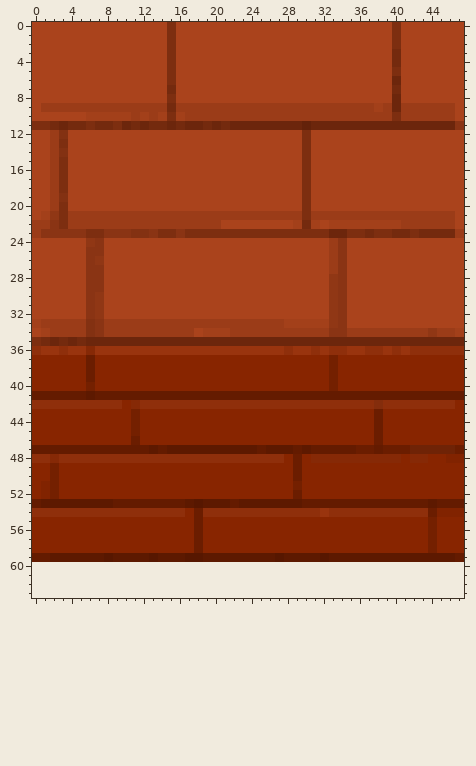
Pixel-art sprite, stored at src/sprites/Brick.png. The picture above was drawn from the file before the commit.
The file is 48x60 pixels. Colours within 5 levels of each other are drawn and written as one. The old version is drawn lined up with the new one, on the new canvas.
After the commit:
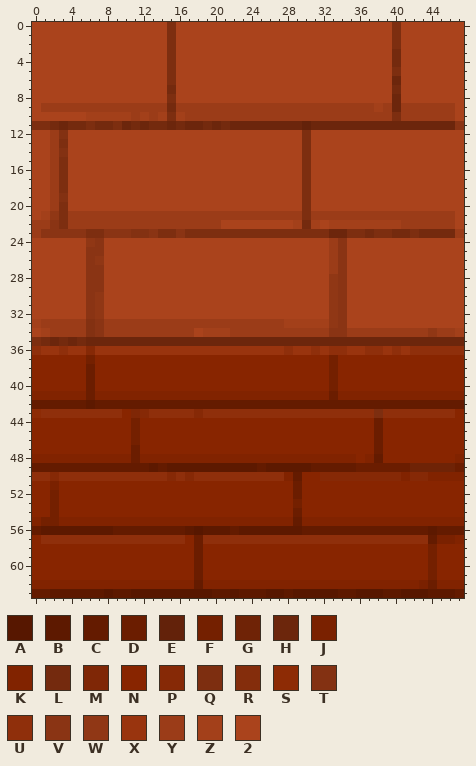
Palette (. is transparent): A #571700  B #5d1900  C #641b00  D #6b1d00  E #63220a  F #742000  G #6f2306  H #6c260c  J #7a2100  K #812300  L #742a0e  M #7f2706  N #882500  P #862906  Q #7d2e10  R #842d0c  S #8d2b05  T #833112  U #8f2f0b  V #8a3414  W #903715  X #99340e  Y #9b3c18  Z #a3401a  2 #aa431c
Diff:
canvas 48x60 -> 48x64
y 37: x 6 D -> F
y 40: x 6 F -> D
y 41: x 0..47 CCCCCCBCCCCCCCCCCCCCCCCCCCCCCCCCCCCCCCCCCCCCCCCC -> KKKKKKDKKKKKKKKKKKKKKKKKKKKKKKKKKDKKKKKKKKKKKKKK
y 42: x 0..47 UUUUUUUUUUNPUUUUUUUUUUUUUUUUUUUUUUUUUURUUUUUUUUN -> CCCCCCBCCCCCCCCCCCCCCCCCCCCCCCCCCCCCCCCCCCCCCCCC
y 43: x 0..9 NNNNNNNNNN -> SUUUUUUUUU; x 11..46 FNNNNNNNNNNNNNNNNNNNNNNNNNNDNNNNNNNN -> MPUUUUUPUUUUUUUUUUUUUUUUUUUQUUUUUUUU
y 46: x 11 D -> F
y 47: x 0..47 CCCCCCCCCCCCCBCBBBBBBBBBBCBBBCBCCCCCDDCDDDGGGGGD -> NNNNNNNNNNNDNNNNNNNNNNNNNNNNNNNNNNNNNNDNNNNNNNNN
y 48: x 0..40 UUPUUUUUUUUUUUUUUUUUUUUUUUUUNDNPPPPPPPPPP -> KKKKKKKKKKKDKKKKKKKKKKKKKKKKKKKKKKKKNKCNN; x 42..43 PP -> NN; x 46 K -> N
y 49: x 0..47 NNFNNNNNNNNNNNNNNNNNNNNNNNNNNDNNNNNNNNNNNNNNNNNN -> CCCCCCCCCCCCCBCBBBBBBBBBBCBBBBBCCCCCDDDDDDGGGGGD
y 50: x 0..29 NNFNNNNNNNNNNNNNNNNNNNNNNNNNND -> UUPUUUUUUUUUUUUPUPUUUUUUUUUUKC; x 32..47 NNNNNNNNNNNNNNNN -> PPPPPPPPPKPPKKKK
y 51: x 1..2 KF -> NJ; x 29 F -> D
y 52: x 1 K -> N
y 53: x 0..47 CBBBBBBBBCCCCCCCCBABBBCBBBBBBBCCCCCCCCCCCCCCBCCC -> NNFNNNNNNNNNNNNNNNNNNNNNNNNNNFNNNNNNNNNNNNNNNNNN
y 54: x 0..16 UUUUUUUUUUUUUUUUU -> NNFNNNNNNNNNNNNNN; x 18..47 DUUUUUUUUUUUUUXUUUUUUUUUUUDKKK -> NNNNNNNNNNNDNNNNNNNNNNNNNNNNNN
y 55: x 0..47 NNNNNNNNNNNNNNNNNNDNNNNNNNNNNNNNNNNNNNNNNNNNFNNN -> KFFKKKKKKKKKKKKKKKKKKKKKKKKKKCKKKKKKKKKKKKKKKKKK
y 56: x 0..47 NNNNNNNNNNNNNNNNNNDNNNNNNNNNNNNNNNNNNNNNNNNNFNNN -> CBBBBBBBBCCCCCCCCBABBBCBBBBBBBCCCCCCCCCCCCCCBCCC
y 57: x 1..16 NNNNNNNNNNNNNNNN -> UUUUUUUUUUUUUUUU; x 19..47 NNNNNNNNNNNNNNNNNNNNNNNNNFNNN -> UUUUUUUUUUUUUUUUUUUUUUUUUCJJK
y 59: x 0..47 CCBBBBBBABBBBABBBAABBBBBBBBABBBBABBBBBBBBBBBBBBC -> NNNNNNNNNNNNNNNNNNDNNNNNNNNNNNNNNNNNNNNNNNNNFNNN
y 60..61: x 0..47 ................................................ -> NNNNNNNNNNNNNNNNNNDNNNNNNNNNNNNNNNNNNNNNNNNNFNNN
y 62: x 0..47 ................................................ -> KKKKKKKKKKKKKKKKKKCKKKKKKKKKKKKKKKKKKKKKKKKJDKKK
y 63: x 0..47 ................................................ -> CCBBBBBBABBAAAAAAAAABBABBBAABAAAAABBAAABBAAABBBC
